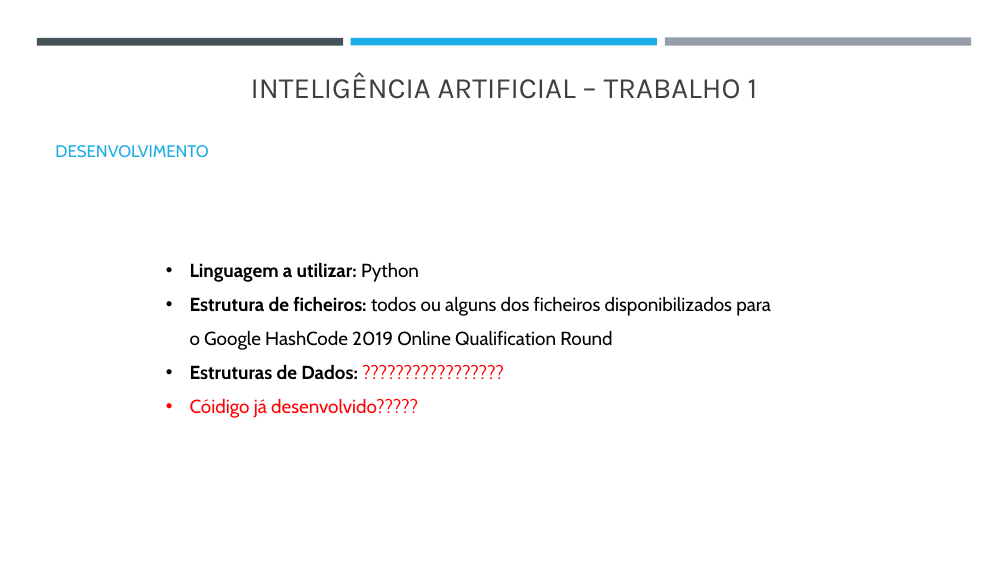
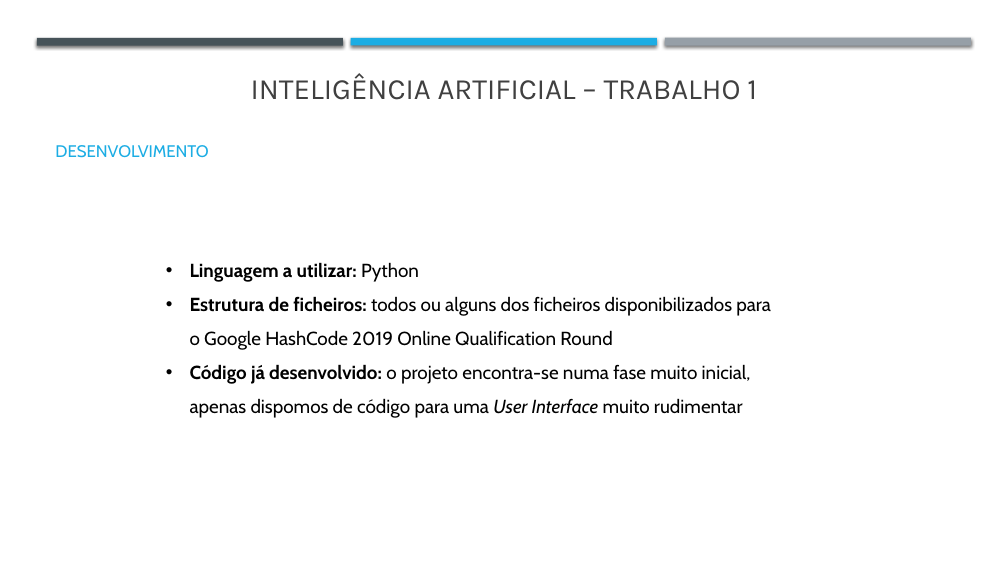
Before and after one commit to j-vm/FEUP_IART_2020, a slide deck: slide 6 of assets/Checkpoint1.pptx. Drawn at 1008x567 pixels with LibreOffice and Linux fonts; fonts in the diff are those of the drawing. Boxes give left, top, right and bottom in pixels: in the first picture for what was removed or moved away, otherwise in the second. Text is boxed around its words. In the diff, an @@ line names an element or a change of style, - is before the commit and + after.

Commit message:
ppt updated

```diff
--- a/assets/Checkpoint1.pptx
+++ b/assets/Checkpoint1.pptx
@@ shadow on in 3 elements at box(37, 38, 343, 45), box(665, 38, 971, 46), box(351, 38, 657, 45) @@
@@ text at box(190, 364, 751, 418): text changed; text colour #FF0000 to #000000 @@
-• Estruturas de Dados: ?????????????????
-• Cóidigo já desenvolvido?????
+• Código já desenvolvido: o projeto encontra-se numa fase muito inicial, apenas dispomos de código para uma User Interface muito rudimentar
```
Also in this commit, not shown: 5 other slides changed.
